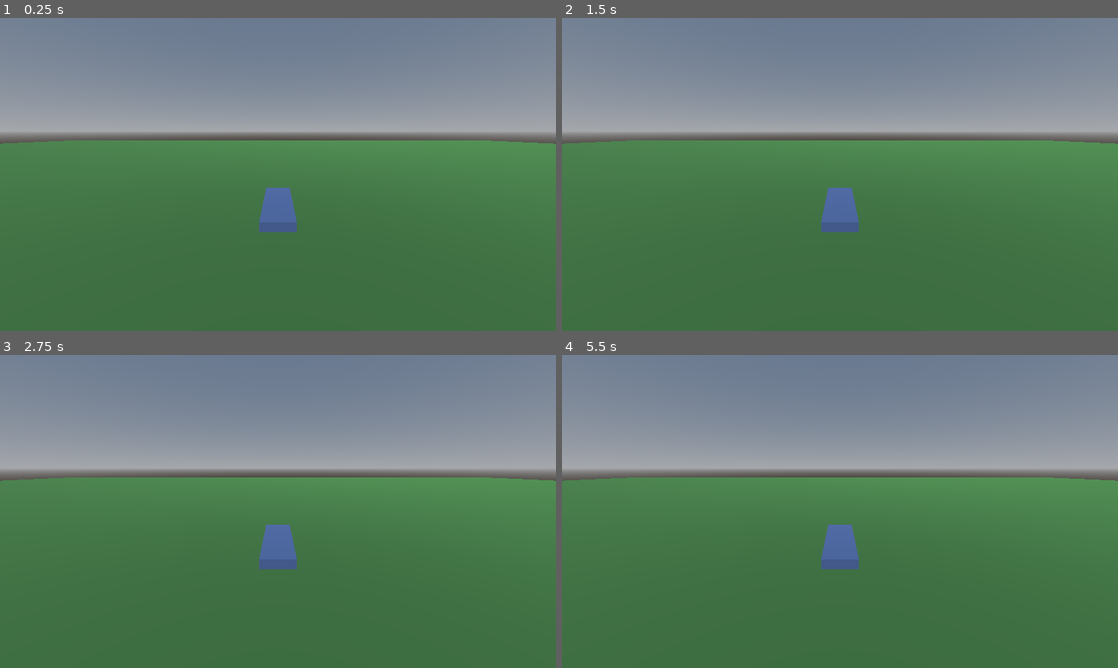
Above: before the commit, frames 1-4 (two rows, left to right).
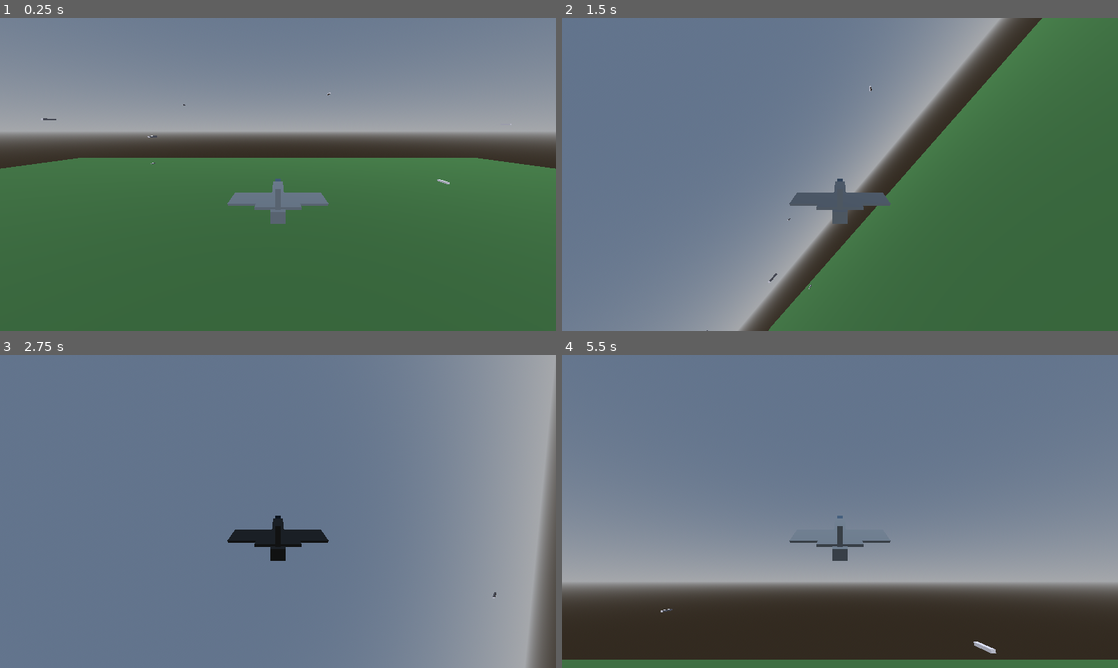
Above: after the commit, the same moments.

Repository: yasii09/Cold-aircrafts
Game: Godot game, scene res://scenes/main.tscn
Same seed, same stepped clock (60 frames per second), same inputs: the game is played once before the commit and once after it.
Inputs:
- Up to frame 1 (0.25 s): no input
- Up to frame 2 (1.5 s): tap Enter at 0.5 s; hold Right 0.53-1.28 s; hold Down from 1.28 s (still down)
- Up to frame 3 (2.75 s): release Down at 2.03 s; hold Right from 2.03 s (still down)
- Up to frame 4 (5.5 s): release Right at 2.78 s; hold Up 2.78-3.53 s; hold Left 3.53-5.03 s; hold Down from 5.03 s (still down)

The runs differ from the first frame. In frame 1, 7.4% of the frame differs, in the area x 0-100%, y 23-69%; in frame 2, 60%; in frame 3, 79%, in the area x 0-100%, y 0-100%; in frame 4, 79%.

Commit message:
Update main.gd

Diff:
--- a/scripts/main.gd
+++ b/scripts/main.gd
@@ -1,10 +1,14 @@
+
 extends Node3D
+
+const FlightPlane = preload("res://scripts/flight.gd")
+const TrafficPlane = preload("res://scripts/traffic_plane.gd")
 
 func _ready():
     create_environment()
     create_ground()
-    create_aircraft()
-    create_camera()
+    create_player()
+    create_traffic()
 
 func create_environment():
     var world = WorldEnvironment.new()
@@ -14,13 +18,11 @@
     var sky = Sky.new()
     sky.sky_material = ProceduralSkyMaterial.new()
     env.sky = sky
-
     world.environment = env
     add_child(world)
 
     var sun = DirectionalLight3D.new()
     sun.rotation_degrees = Vector3(-45, -30, 0)
-    sun.light_energy = 1.2
     add_child(sun)
 
 func create_ground():
@@ -28,27 +30,32 @@
     var mesh = PlaneMesh.new()
     mesh.size = Vector2(500, 500)
     ground.mesh = mesh
-    ground.position.y = -8
+    ground.position.y = -30
 
     var mat = StandardMaterial3D.new()
     mat.albedo_color = Color(0.2, 0.4, 0.2)
     ground.material_override = mat
     add_child(ground)
 
-func create_aircraft():
-    var aircraft = MeshInstance3D.new()
-    var mesh = BoxMesh.new()
-    mesh.size = Vector3(1.2, 0.35, 4.0)
-    aircraft.mesh = mesh
+func create_player():
+    var player = Node3D.new()
+    player.set_script(FlightPlane)
+    player.position = Vector3(0, 0, 0)
+    add_child(player)
 
-    var mat = StandardMaterial3D.new()
-    mat.albedo_color = Color(0.25, 0.35, 0.55)
-    aircraft.material_override = mat
-    add_child(aircraft)
+    var camera = Camera3D.new()
+    camera.position = Vector3(0, 3, 9)
+    camera.rotation_degrees = Vector3(-12, 0, 0)
+    player.add_child(camera)
+    camera.current = true
 
-func create_camera():
-    var camera = Camera3D.new()
-    camera.position = Vector3(0, 3, 8)
-    camera.rotation_degrees = Vector3(-12, 0, 0)
-    add_child(camera)
-    camera.current = true
+func create_traffic():
+    for i in range(18):
+        var plane = Node3D.new()
+        plane.set_script(TrafficPlane)
+        plane.position = Vector3(
+            randf_range(-80, 80),
+            randf_range(-15, 25),
+            randf_range(-100, 100)
+        )
+        add_child(plane)
